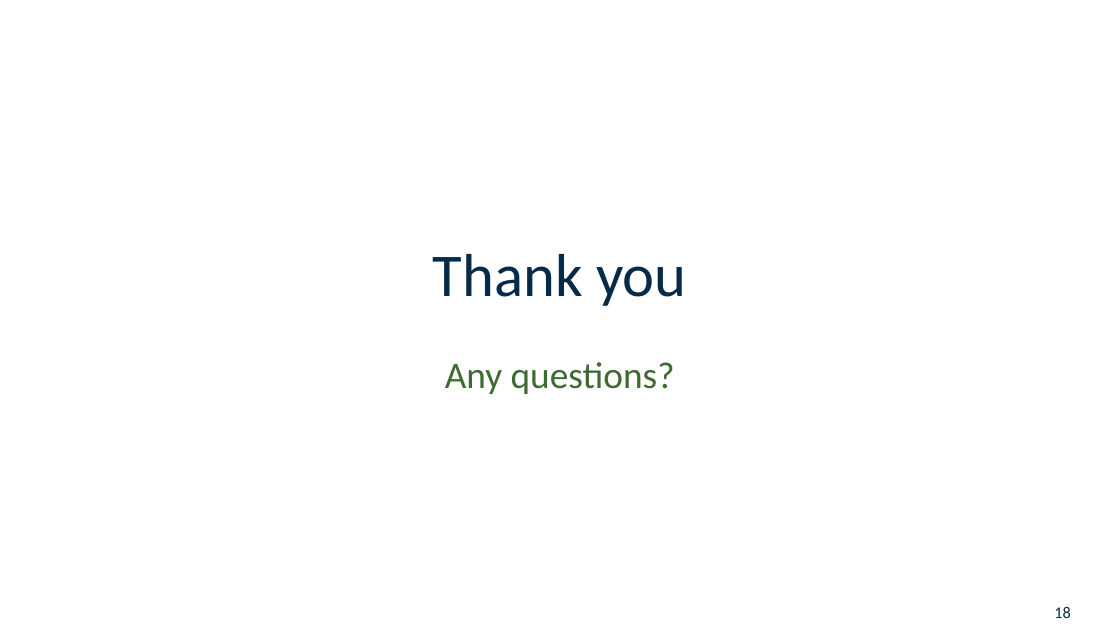
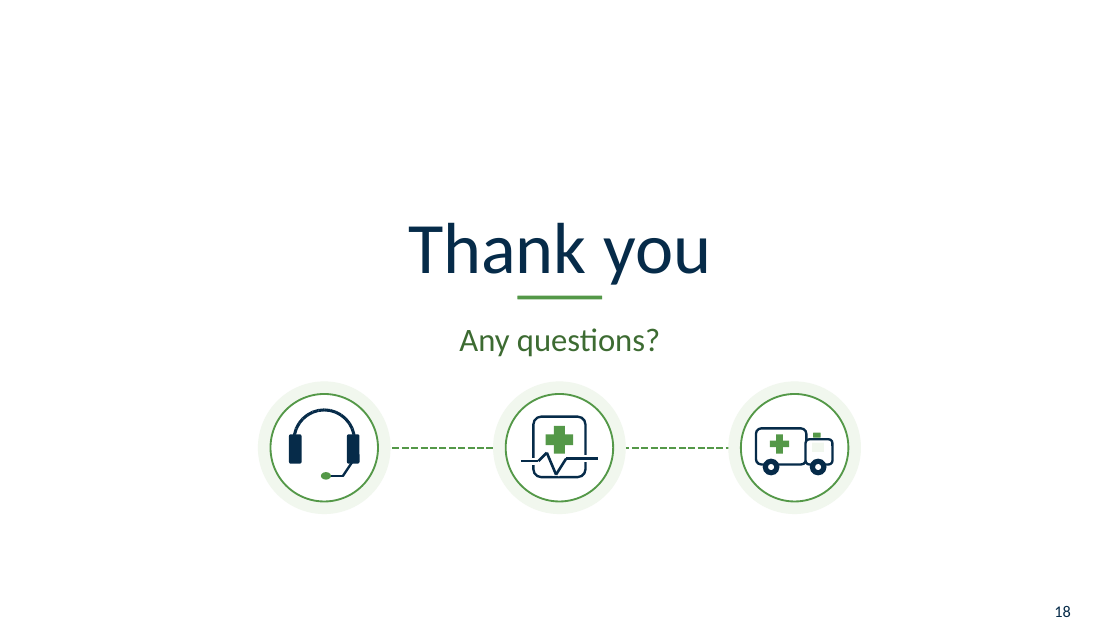
Before and after one commit to 3bdoo04/Uni-Grad, a slide deck: slide 18 of Review/Presentation/Uni-Grad - Midterm Presentation.pptx. Drawn at 1120x630 pixels with LibreOffice and Linux fonts; fonts in the diff are those of the drawing; background and template pictures are left out. Boxes give left, top, right and bottom in pixels: in the first picture for what was removed or moved away, otherwise in the second. Text is boxed around its words. In the diff, an @@ line names an element or a change of style, - is before the commit and + after.

Commit message:
Redesign static Thank You slide with emergency-care icons

```diff
--- a/Review/Presentation/Uni-Grad - Midterm Presentation.pptx
+++ b/Review/Presentation/Uni-Grad - Midterm Presentation.pptx
@@ text "Thank you": place and size @@
-text "Thank you" at [433,254,686,306]
+text "Thank you" at [408,222,711,285]
@@ text "Thank you" at [408,222,711,285]: size 52 to 62 pt; line spacing 1.06 to 1 @@
@@ rounded rectangle added at [518,296,602,299], fill #549848 @@
@@ text "Any questions?": place and size @@
-text "Any questions?" at [445,362,675,394]
+text "Any questions?" at [459,328,660,357]
@@ text "Any questions?" at [459,328,660,357]: size 32 to 28 pt; line spacing 1.06 to 1 @@
@@ line added from (383, 448) to (497, 448), #549848 2 pt dashed @@
@@ line added from (623, 448) to (736, 448), #549848 2 pt dashed @@
@@ group added at [258,381,391,514]: 18 lines, 3 ellipses, 2 rounded rectangles @@
@@ group added at [493,381,626,514]: 10 lines, 2 ellipses, 2 rectangles, 1 rounded rectangle @@
@@ group added at [728,381,861,514]: 6 ellipses, 3 rounded rectangles, 3 rectangles @@
```
Also in this commit, not shown: 9 other files.
